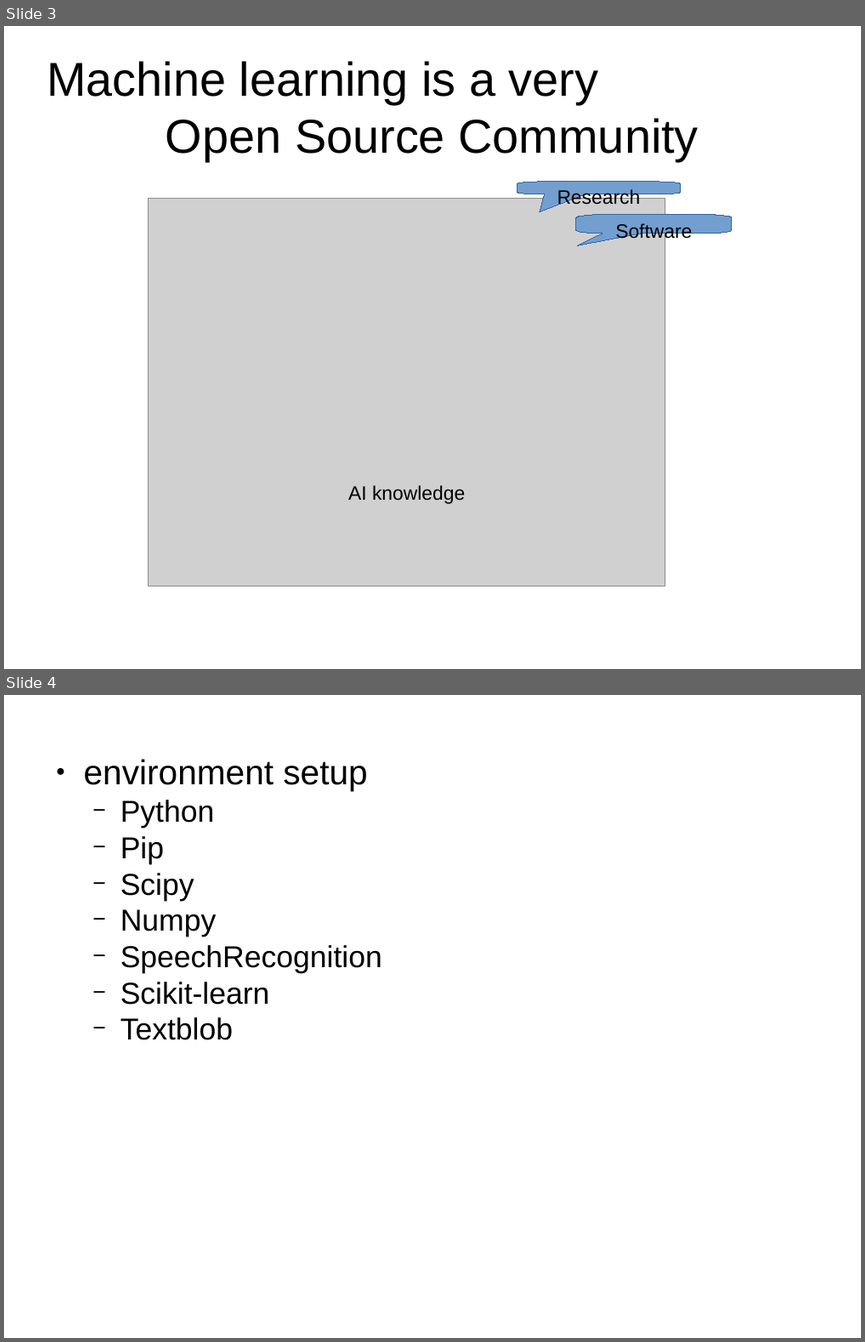
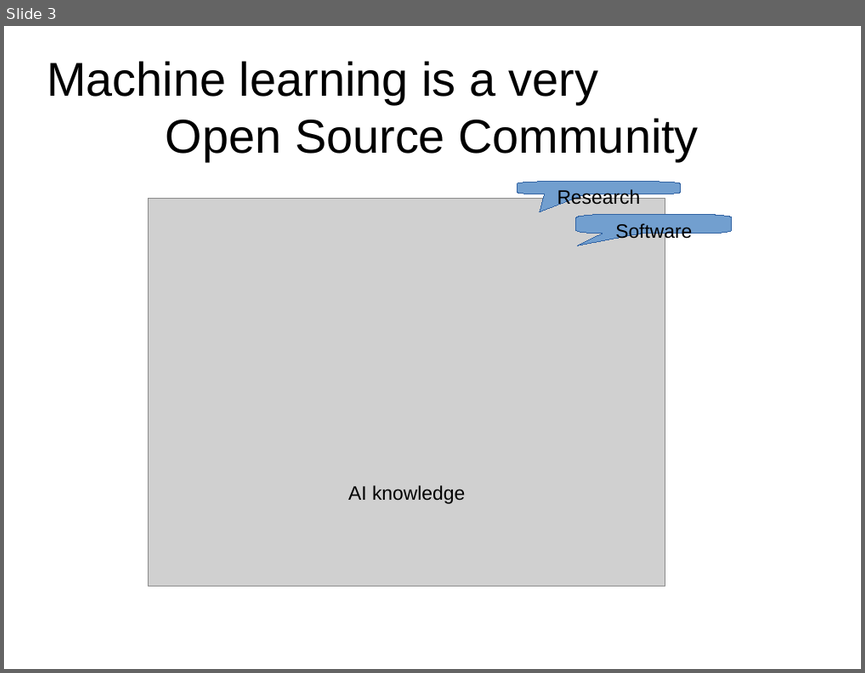
Before and after one commit to tanmoyAtb/data_models, a slide deck: models.pptx. Shown one above the other, each under a label of ours: slides 3 and 4 before the commit, slide 3 after it. The pictures are 865x1342 and 865x673 pixels, drawn with LibreOffice and Linux fonts; fonts in the diff are those of the drawing; grey boxes stand for pictures. Boxes give left, top, right and bottom in pixels: in the first picture for what was removed or moved away, otherwise in the second. Text is boxed around its words. In the diff, an @@ line names an element or a change of style, - is before the commit and + after.

```diff
--- a/models.pptx
+++ b/models.pptx
@@ slide 4 removed at (4, 695, 861, 1338), background #FFFFFF @@
@@ text removed at (84, 759, 382, 1040) @@
-● environment setup
-  − Python
-  − Pip
-  − Scipy
-  − Numpy
-  − SpeechRecognition
-  − Scikit-learn
-  − Textblob
```
Also in this commit, not shown: 15 slides added, 4 other files.
